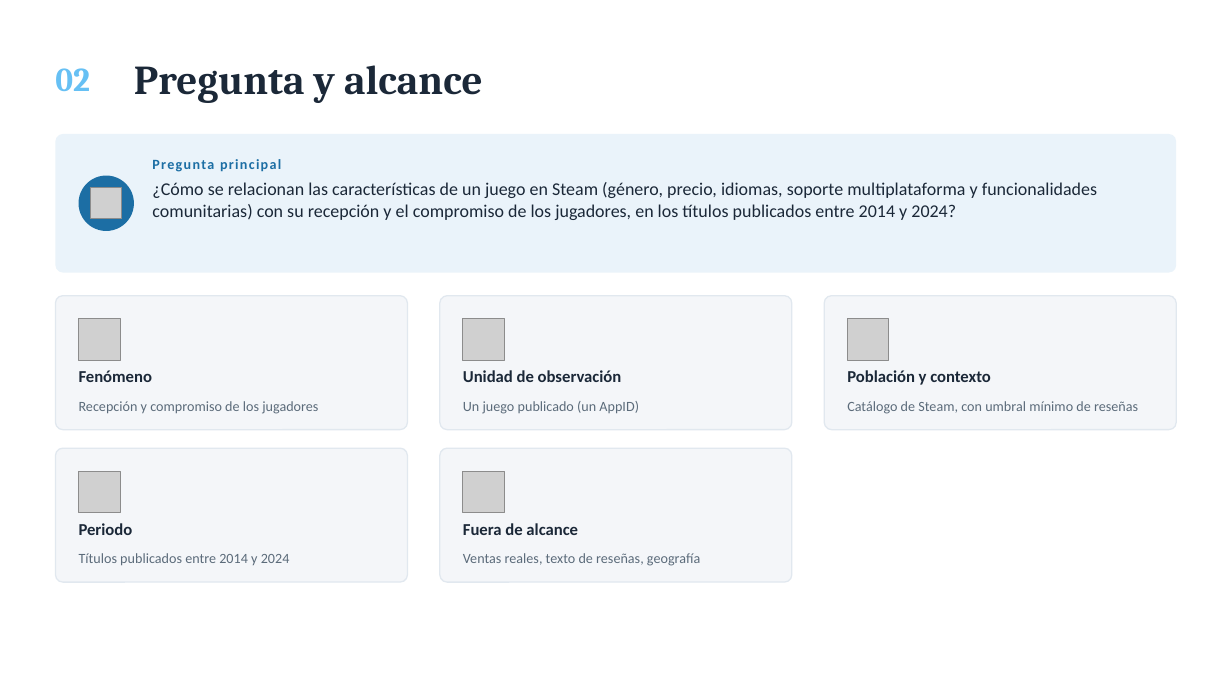
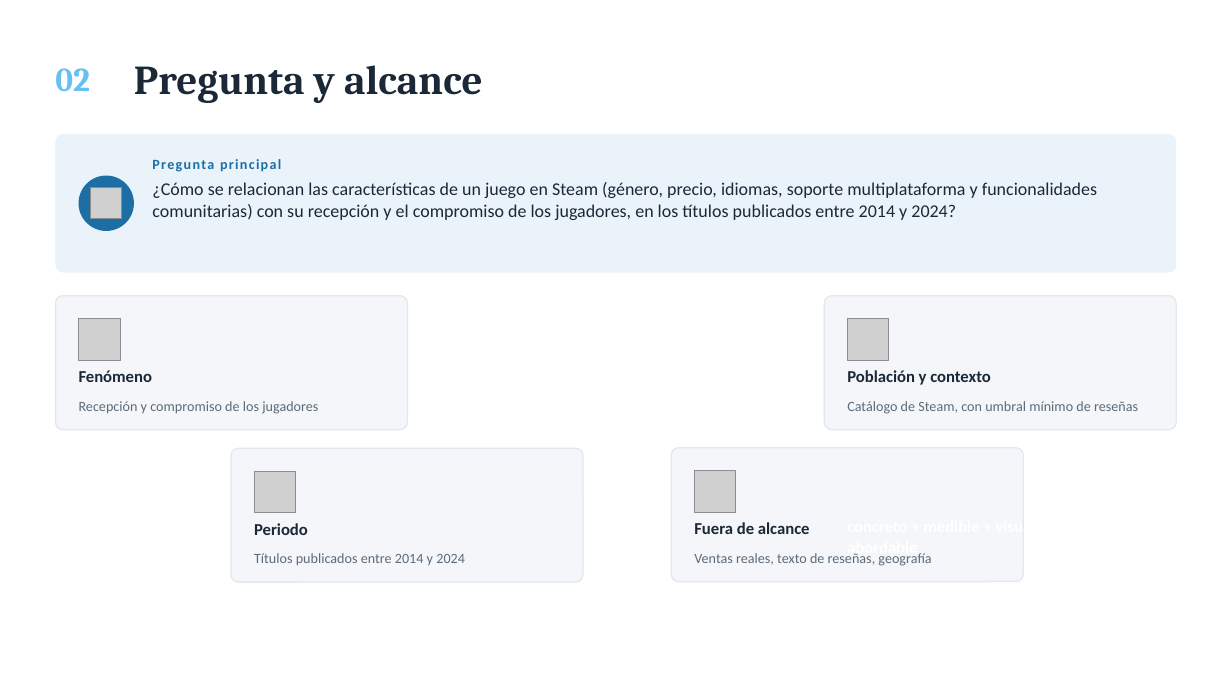
Before and after one commit to MaxiBonoUSM/Radiografia-Steam, a slide deck: slide 2 of docs/Radiografía Steam.pptx. Drawn at 1232x693 pixels with LibreOffice and Linux fonts; fonts in the diff are those of the drawing; grey boxes stand for pictures. Boxes give left, top, right and bottom in pixels: in the first picture for what was removed or moved away, otherwise in the second. Text is boxed around its words. In the diff, an @@ line names an element or a change of style, - is before the commit and + after.

```diff
--- a/docs/Radiografía Steam.pptx
+++ b/docs/Radiografía Steam.pptx
@@ rounded rectangle removed at (x1=440, y1=296, x2=792, y2=430) @@
@@ picture removed at (x1=463, y1=319, x2=505, y2=360) @@
@@ text removed at (x1=463, y1=370, x2=622, y2=382) @@
-Unidad de observación
@@ text removed at (x1=463, y1=401, x2=639, y2=414) @@
-Un juego publicado (un AppID)
@@ 2 texts, 1 picture, 1 rounded rectangle moved together from (x1=55, y1=448, x2=408, y2=582) to (x1=231, y1=448, x2=583, y2=582) @@
@@ 2 texts, 1 picture, 1 rounded rectangle moved together from (x1=440, y1=448, x2=792, y2=582) to (x1=671, y1=447, x2=1023, y2=581) @@
@@ text added at (x1=847, y1=554, x2=917, y2=558), 13 pt, text #FFFFFF, bold @@
+concreto + medible + visualizable + abordable
```
Also in this commit, not shown: 3 other slides changed.
